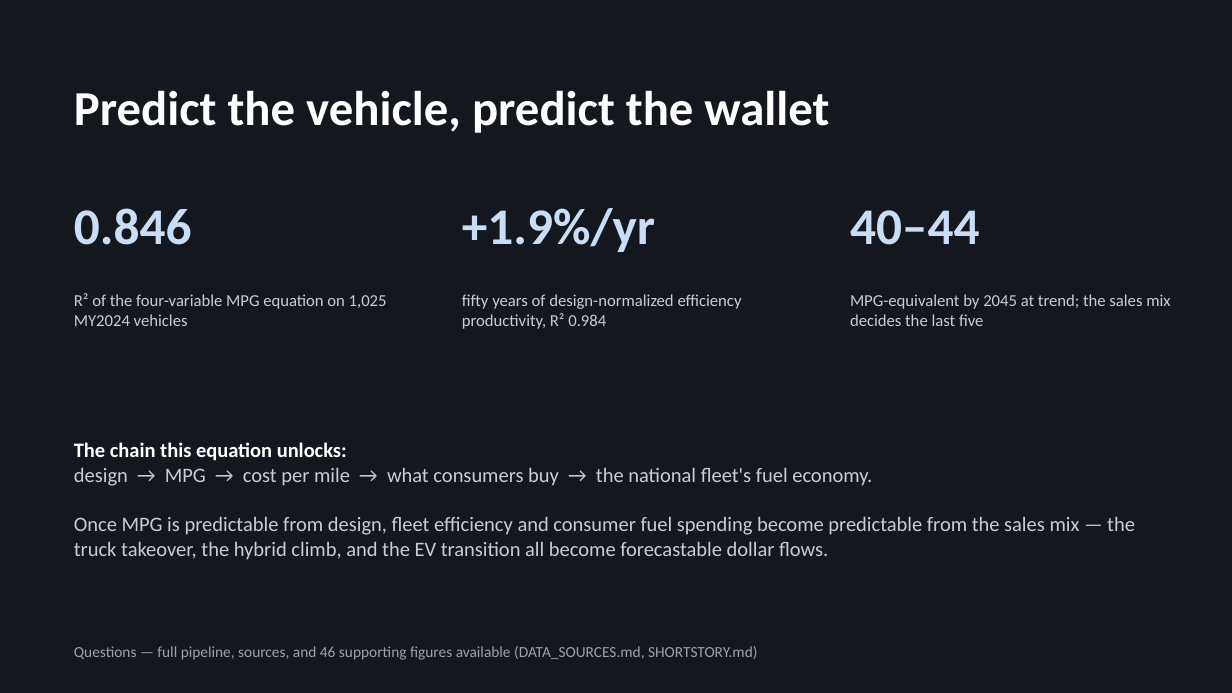
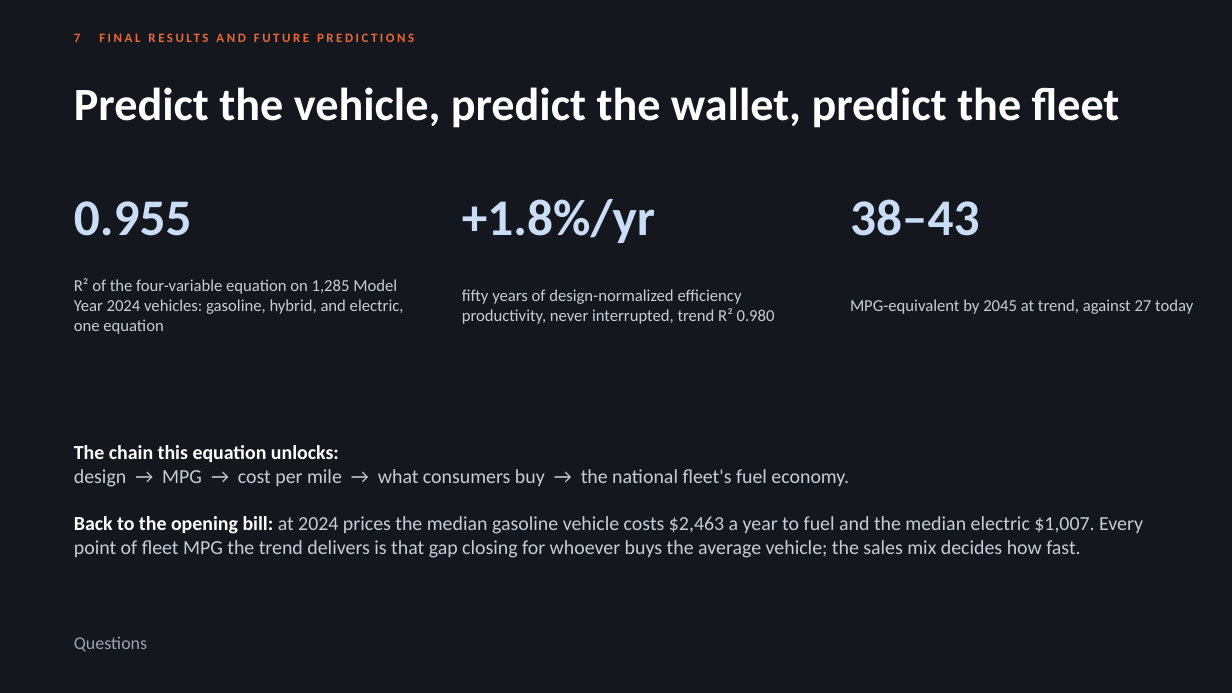
Before and after one commit to SCherwonik/OS3180, a slide deck: slide 21 of MPG Prediction Deck.pptx. Drawn at 1232x693 pixels with LibreOffice and Linux fonts; fonts in the diff are those of the drawing. Boxes give left, top, right and bottom in pixels: in the first picture for what was removed or moved away, otherwise in the second. Text is boxed around its words. In the diff, an @@ line names an element or a change of style, - is before the commit and + after.

```diff
--- a/MPG Prediction Deck.pptx
+++ b/MPG Prediction Deck.pptx
@@ text added at [74, 33, 80, 42], 10 pt, text #EB6834, bold @@
+7 FINAL RESULTS AND FUTURE PREDICTIONS
@@ text at [74, 87, 1120, 128]: text changed; size 38 to 36 pt @@
-Predict the vehicle, predict the wallet
+Predict the vehicle, predict the wallet, predict the fleet
@@ text at [74, 201, 192, 236]: text changed @@
-0.846
+0.955
@@ text at [462, 199, 655, 243]: text changed @@
-+1.9%/yr
++1.8%/yr
@@ text added at [850, 199, 979, 236], 40 pt, text #C9DDF6, bold @@
+38–43
@@ text removed at [850, 210, 979, 245] @@
-40–44
@@ text at [74, 278, 404, 334]: text changed @@
-R² of the four-variable MPG equation on 1,025 MY2024 vehicles
+R² of the four-variable equation on 1,285 Model Year 2024 vehicles: gasoline, hybrid, and electric, one equation
@@ text at [462, 289, 775, 324]: text changed @@
-fifty years of design-normalized efficiency productivity, R² 0.984
+fifty years of design-normalized efficiency productivity, never interrupted, trend R² 0.980
@@ text at [850, 299, 1193, 314]: text changed @@
-MPG-equivalent by 2045 at trend; the sales mix decides the last five
+MPG-equivalent by 2045 at trend, against 27 today
@@ text at [74, 445, 1143, 558]: text changed; size 16 to 15.5 pt @@
-The chain this equation unlocks:
-design → MPG → cost per mile → what consumers buy → the national fleet's fuel economy.
-Once MPG is predictable from design, fleet efficiency and consumer fuel spending become predictable from the sales mix — the truck takeover, the hybrid climb, and the EV transition all become forecastable dollar flows.
+The chain this equation unlocks:
+design → MPG → cost per mile → what consumers buy → the national fleet's fuel economy.
+Back to the opening bill: at 2024 prices the median gasoline vehicle costs $2,463 a year to fuel and the median electric $1,007. Every point of fleet MPG the trend delivers is that gap closing for whoever buys the average vehicle; the sales mix decides how fast.
@@ text removed at [74, 646, 757, 660] @@
-Questions — full pipeline, sources, and 46 supporting figures available (DATA_SOURCES.md, SHORTSTORY.md)
@@ text added at [74, 637, 147, 652], 14 pt, text #9AA3AE @@
+Questions
```
Also in this commit, not shown: 18 other slides changed, 15 slides added, 10 slides removed, 23 other files.
